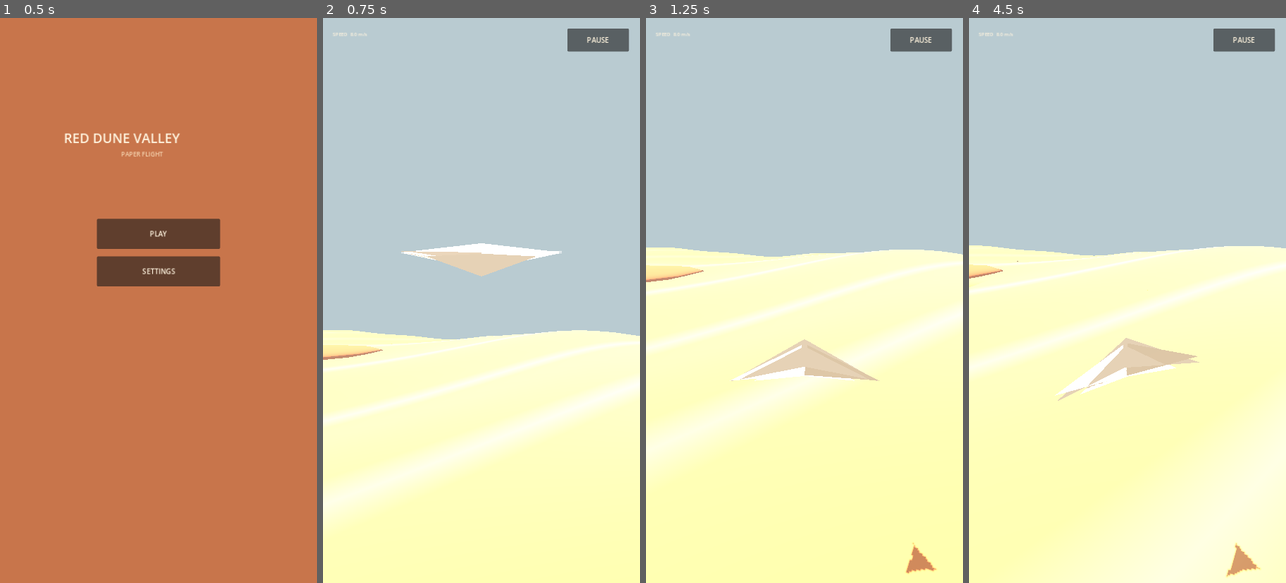
Above: before the commit, frames 1-4 (left to right).
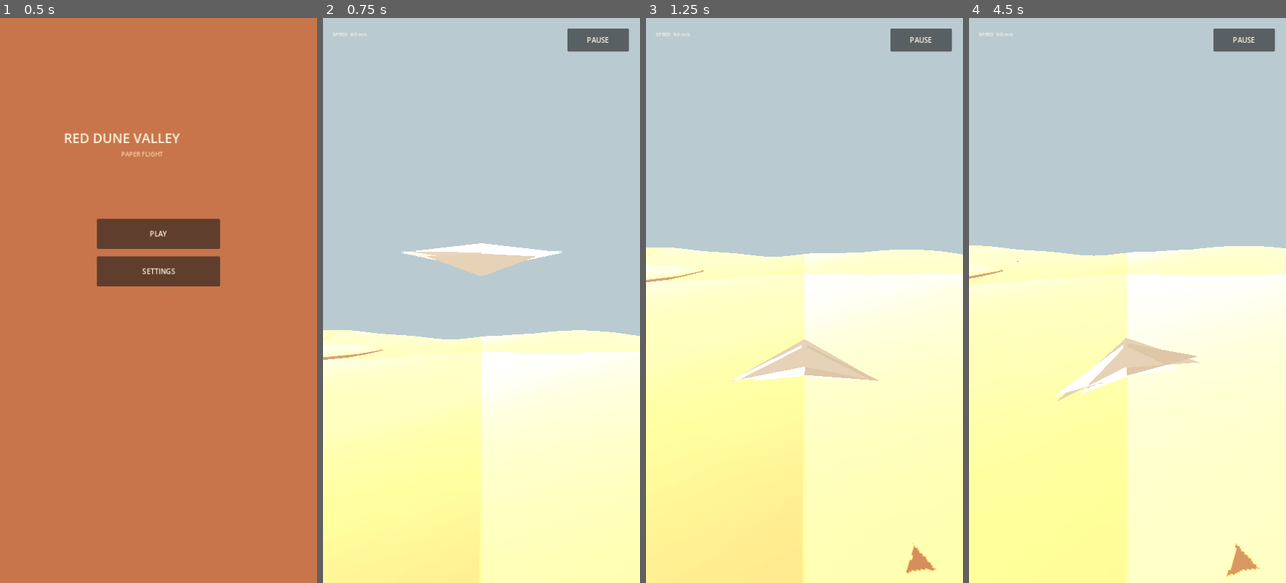
Above: after the commit, the same moments.

Repository: A8adbek/Gold
Game: Godot game, scene res://main.tscn
Two runs of this game, one before a commit and one after it. Both use one fixed random seed, a clock stepped at 60 frames per second and the inputs below. Sound files missing from this copy of the repository are replaced by a short silence.
Inputs (mouse positions are in pixels of both pictures, inside the frame that each line leads up to):
- Up to frame 1 (0.5 s): no input
- Up to frame 2 (0.75 s): click "PLAY" at 0.5 s
- Up to frame 3 (1.25 s): no input
- Up to frame 4 (4.5 s): move the mouse to (1197, 272) at 1.27 s; hold D (roll_right) 1.28-2 s; click (1197, 272) at 1.42 s; drag from (1064, 328) to (1111, 413) at 2.02 s; move the mouse to (1159, 176) at 2.77 s; hold D (roll_right) 2.78-3.5 s; drag from (1111, 413) to (1032, 215) at 3.52 s; move the mouse to (1222, 385) at 4.27 s; hold A (roll_left) from 4.28 s (still down)

Frame 1 is identical in both runs. In frame 2, 16% of the frame differs, in the area x 0-100%, y 55-100%; in frame 3, 22%; in frame 4, 22%, in the area x 0-100%, y 40-100%.

Commit message:
Apply sand and canyon textures to 3D environment

Diff:
--- a/godot/scripts/world.gd
+++ b/godot/scripts/world.gd
@@ -121,6 +121,7 @@
 	var vertices := PackedVector3Array()
 	var normals := PackedVector3Array()
 	var colors := PackedColorArray()
+	var uvs := PackedVector2Array()
 	var indices := PackedInt32Array()
 	for z in range(GRID + 1):
 		for x in range(GRID + 1):
@@ -131,6 +132,7 @@
 			var dz := (_height(px, pz + .2) - _height(px, pz - .2)) / .4
 			normals.append(Vector3(-dx, 1.0, -dz).normalized())
 			colors.append(SAND_LIGHT if (x + z) % 7 == 0 else SAND)
+			uvs.append(Vector2(float(x) / float(GRID) * 6.0, float(z) / float(GRID) * 6.0))
 	for z in range(GRID):
 		for x in range(GRID):
 			var i := z * (GRID + 1) + x
@@ -140,10 +142,13 @@
 	arrays[Mesh.ARRAY_VERTEX] = vertices
 	arrays[Mesh.ARRAY_NORMAL] = normals
 	arrays[Mesh.ARRAY_COLOR] = colors
+	arrays[Mesh.ARRAY_TEX_UV] = uvs
 	arrays[Mesh.ARRAY_INDEX] = indices
 	mesh.add_surface_from_arrays(Mesh.PRIMITIVE_TRIANGLES, arrays)
 	var material := StandardMaterial3D.new()
-	material.vertex_color_use_as_albedo = true
+	material.albedo_texture = load("res://assets/desert_sand.svg")
+	material.albedo_color = Color.WHITE
+	material.vertex_color_use_as_albedo = false
 	material.roughness = 0.94
 	var terrain := MeshInstance3D.new()
 	terrain.mesh = mesh
@@ -257,7 +262,7 @@
 		dune.scale = Vector3(1.8, 0.42, 2.8)
 		dune.position = Vector3(x, y, z)
 		dune.rotation.y = rng.randf_range(-0.8, 0.8)
-		dune.material_override = _material(Color("#b95f42") if i % 3 else Color("#d68452"))
+		dune.material_override = _material(Color("#ffffff"), "res://assets/desert_sand.svg")
 		add_child(dune)
 
 func _create_stratified_cliffs() -> void:
@@ -282,7 +287,7 @@
 			mesh.radial_segments = 8
 			slab.mesh = mesh
 			slab.position.y = layer * 3.0 + mesh.height * 0.5
-			slab.material_override = _material(Color("#774237") if layer == 0 else Color("#96503d") if layer == 1 else Color("#b96747"))
+			slab.material_override = _material(Color("#ffffff"), "res://assets/canyon_rock.svg")
 			root.add_child(slab)
 
 func _create_mesa(pos: Vector3, radius: float, height: float) -> void:
@@ -296,7 +301,7 @@
 	base_mesh.bottom_radius = radius
 	base_mesh.height = height
 	base.mesh = base_mesh
-	base.material_override = _material(Color("#8e4d3d"))
+	base.material_override = _material(Color("#ffffff"), "res://assets/canyon_rock.svg")
 	root.add_child(base)
 	var cap := MeshInstance3D.new()
 	var cap_mesh := CylinderMesh.new()
@@ -305,12 +310,13 @@
 	cap_mesh.height = .55
 	cap.position.y = height * .51
 	cap.mesh = cap_mesh
-	cap.material_override = _material(Color("#c8754b"))
+	cap.material_override = _material(Color("#e7b08a"), "res://assets/canyon_rock.svg")
 	root.add_child(cap)
 
-func _material(color: Color) -> StandardMaterial3D:
+func _material(color: Color, texture_path: String = "") -> StandardMaterial3D:
 	var mat := StandardMaterial3D.new()
 	mat.albedo_color = color
+	if texture_path != "": mat.albedo_texture = load(texture_path)
 	mat.roughness = .92
 	return mat
 
